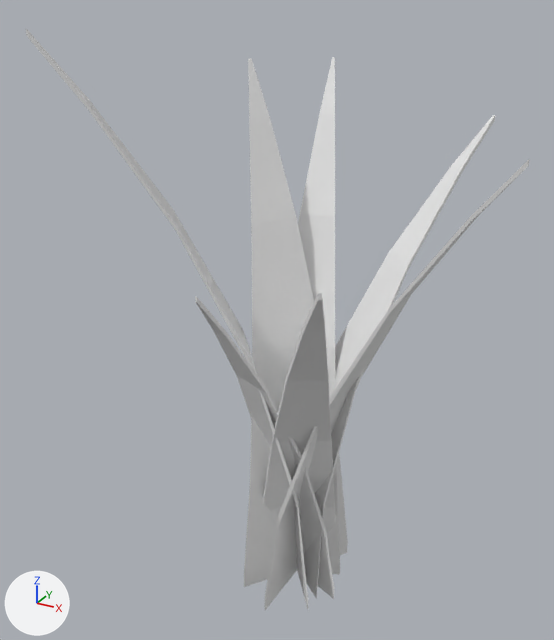
The FBX model Blender/exports/environment/grass_short/SM_Grass_Short.fbx, before and after one commit.
Both versions are drawn from a 50 mm lens placed at (0.23, -0.453, 0.445), pointed at (-0.015, -0.007, 0.222). Arrows for +X, +Y and +Z are at lower left; the lights stay in place. The older version comes first.

Names of what the first picture shows: 'SM_Grass_Short'.
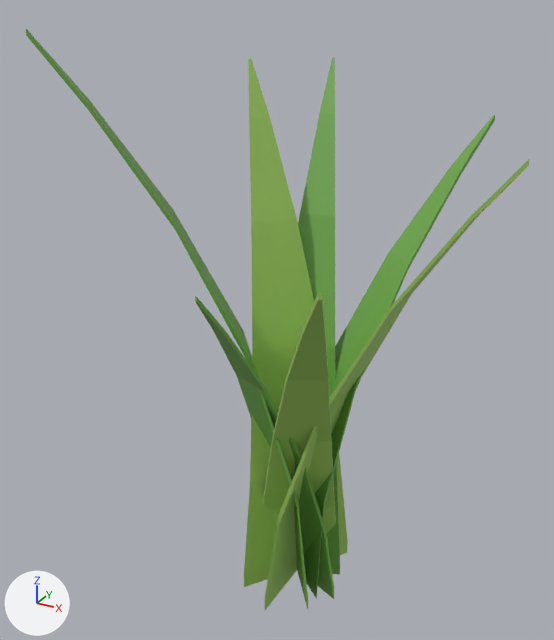
Patch to the scene script:
```diff
--- a/Blender/exports/environment/grass_short/SM_Grass_Short.fbx.py
+++ b/Blender/exports/environment/grass_short/SM_Grass_Short.fbx.py
@@ mat_m_env_leaf @@
 mat_m_env_leaf = principled_material('M_ENV_LEAF')
-mat_m_env_leaf.base_color = (0.8, 0.8, 0.8)  # white #e7e7e7
+mat_m_env_leaf.base_color = (0.16, 0.39, 0.07)  # green #6fa84b
@@ mat_m_env_leaf_light @@
 mat_m_env_leaf_light = principled_material('M_ENV_LEAF_LIGHT')
-mat_m_env_leaf_light.base_color = (0.8, 0.8, 0.8)  # white #e7e7e7
+mat_m_env_leaf_light.base_color = (0.34, 0.58, 0.12)  # green #9ec861
```

What differs and where, as boxes [x1, y1, x2, y2] in the pictures (554 x 640 px):
'SM_Grass_Short', recoloured (white to green)
    both: [26, 29, 529, 610]
